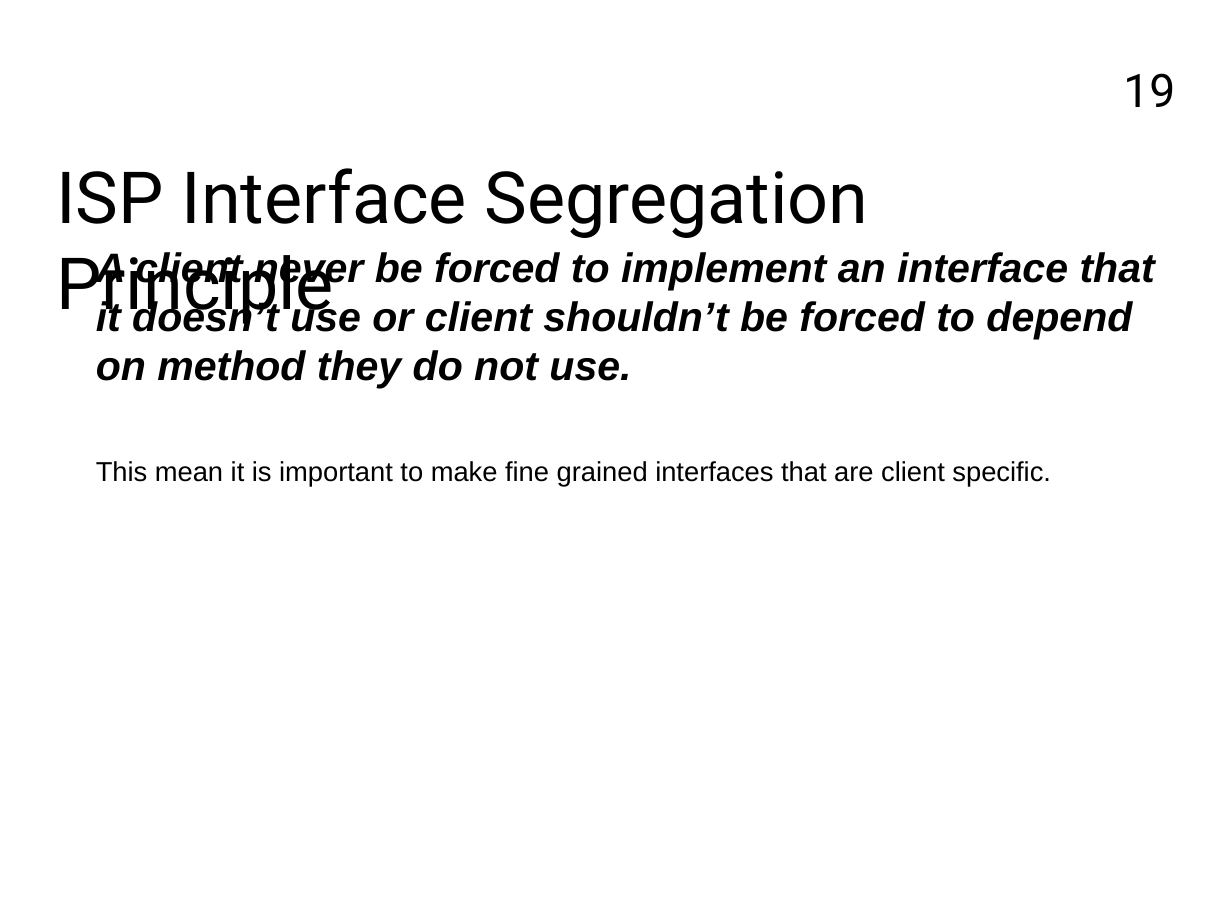
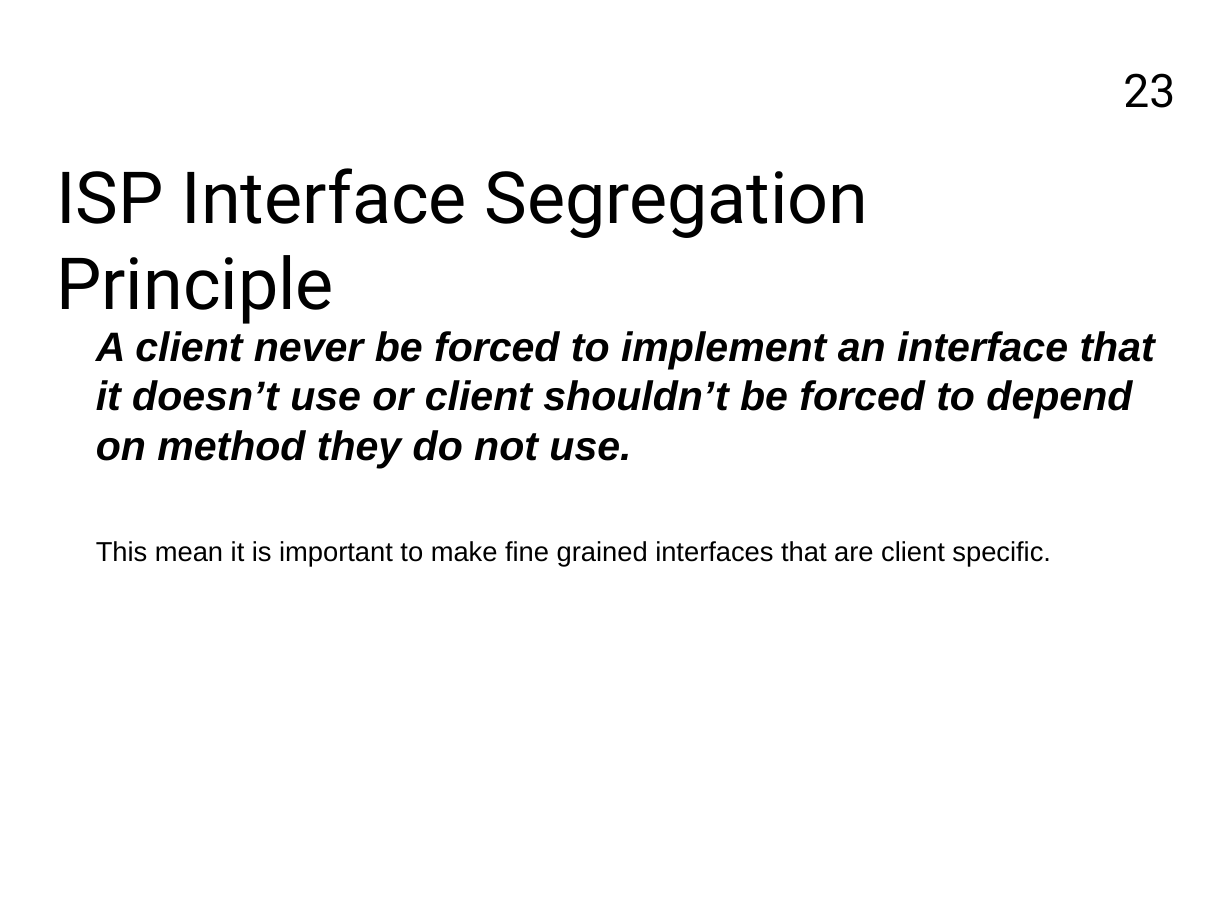
Before and after one commit to FrancoMelandri/SOLID, a slide deck: slide 23 of docs/solid.pptx (slide 19 before the commit). Drawn at 1232x924 pixels with LibreOffice and Linux fonts; fonts in the diff are those of the drawing. Boxes give left, top, right and bottom in pixels: in the first picture for what was removed or moved away, otherwise in the second. Text is boxed around its words. In the diff, an @@ line names an element or a change of style, - is before the commit and + after.

```diff
--- a/docs/solid.pptx
+++ b/docs/solid.pptx
@@ page number at (x1=1123, y1=73, x2=1175, y2=108): text changed @@
-19
+23
@@ text "A client never be forced ..." moved from (x1=96, y1=252, x2=1155, y2=487) to (x1=96, y1=331, x2=1155, y2=567) @@
```
Also in this commit, not shown: 9 other slides changed, 5 slides added.
